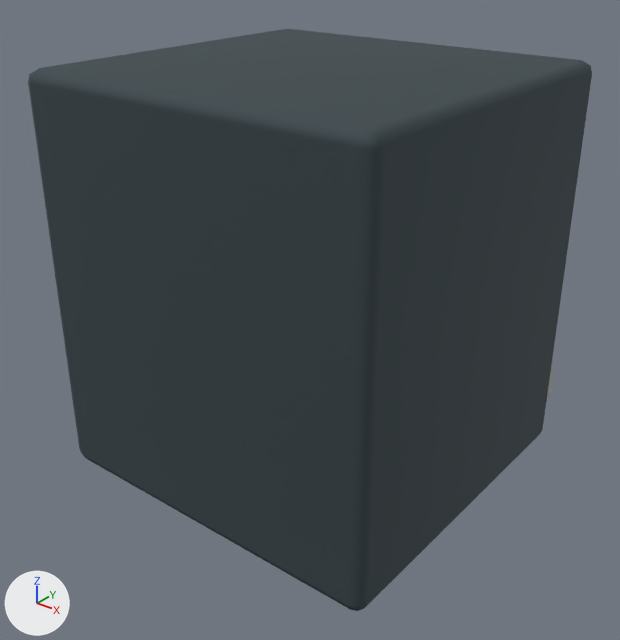
The glTF model godot/campaign/art/structures/gate-shaft-1.glb as it was, and as the next commit left it.
Camera for both pictures: a camera (50 mm lens) standing at (1.175, -1.494, 1.3) and looking at (0.017, -0.047, 0.403). Every picture has the same lights, and +X, +Y and +Z are marked at lower left. The older version comes first. Where no turn or scale is listed for an object, it has been applied to the vertices. Vertices at exactly the same position are counted once.

Objects in the first picture: 'gate_0', 'gate_1'.
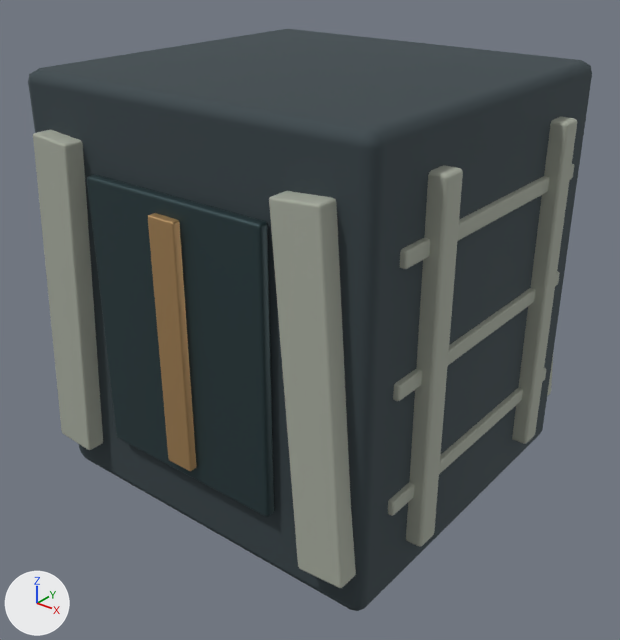
The edits, one by one:
me_cube_001 is used by ob_gate_1; location (0.0, 0.0, 0.0).
me_cube_001 had 112 vertices, 216 faces and spanned x -0.434..0.434, y 0.413..0.473, z 0.106..0.874.
me_cube_001 now has 784 vertices, 1512 faces and spans x -0.487..0.487, y -0.473..0.473, z 0.105..0.895.
me_cube_001 part 1: the loose piece of 56 vertices spanning x -0.434..-0.269, y 0.413..0.473, z 0.106..0.874 is copied, and the copy is moved by (0.0, -0.886, 0.0); it spans x -0.434..-0.269, y -0.473..-0.413, z 0.106..0.874.
me_cube_001 part 2: the loose piece of 56 vertices spanning x 0.269..0.434, y 0.413..0.473, z 0.106..0.874 is copied, and the copy is moved by (0.0, -0.886, 0.0); it spans x 0.269..0.434, y -0.473..-0.413, z 0.106..0.874.
me_cube_001 part 3: 280 vertices added at x 0.417..0.487, y -0.345..0.345, z 0.105..0.895.
Other edits to the shape of me_cube_001 do not show in these pictures.
me_cube_003 is used by ob_gate_2; location (0.0, 0.0, 0.0).
me_cube_003 had 56 vertices, 108 faces and spanned x -0.235..0.235, y 0.432..0.458, z 0.175..0.805.
me_cube_003 now has 112 vertices, 216 faces and spans x -0.235..0.235, y -0.458..0.458, z 0.175..0.805.
me_cube_003 part 4: the loose piece of 56 vertices spanning x -0.235..0.235, y 0.432..0.458, z 0.175..0.805 is copied, and the copy is moved by (0.0, -0.89, 0.0); it spans x -0.235..0.235, y -0.458..-0.432, z 0.175..0.805.
me_cube_004 is used by ob_gate_3; location (0.0, 0.0, 0.0).
me_cube_004 had 56 vertices, 108 faces and spanned x -0.035..0.035, y 0.454..0.476, z 0.21..0.77.
me_cube_004 now has 112 vertices, 216 faces and spans x -0.035..0.035, y -0.476..0.476, z 0.21..0.77.
me_cube_004 part 5: the loose piece of 56 vertices spanning x -0.035..0.035, y 0.454..0.476, z 0.21..0.77 is copied, and the copy is moved by (0.0, -0.93, 0.0); it spans x -0.035..0.035, y -0.476..-0.454, z 0.21..0.77.

Boxes [x1, y1, x2, y2] around the edits, measured in the pictures (620 x 640 px):
'gate_1', reshaped (mostly hidden before)
    before: [547, 358, 553, 396]
    after: [33, 117, 577, 588]
'gate_2', reshaped (not visible before)
    after: [87, 175, 274, 517]
'gate_3', reshaped (not visible before)
    after: [148, 213, 196, 471]
part 1 of me_cube_001, added
    after: [33, 129, 103, 450]
part 2 of me_cube_001, added
    after: [269, 191, 356, 588]
part 3 of me_cube_001, added
    after: [388, 117, 577, 547]
